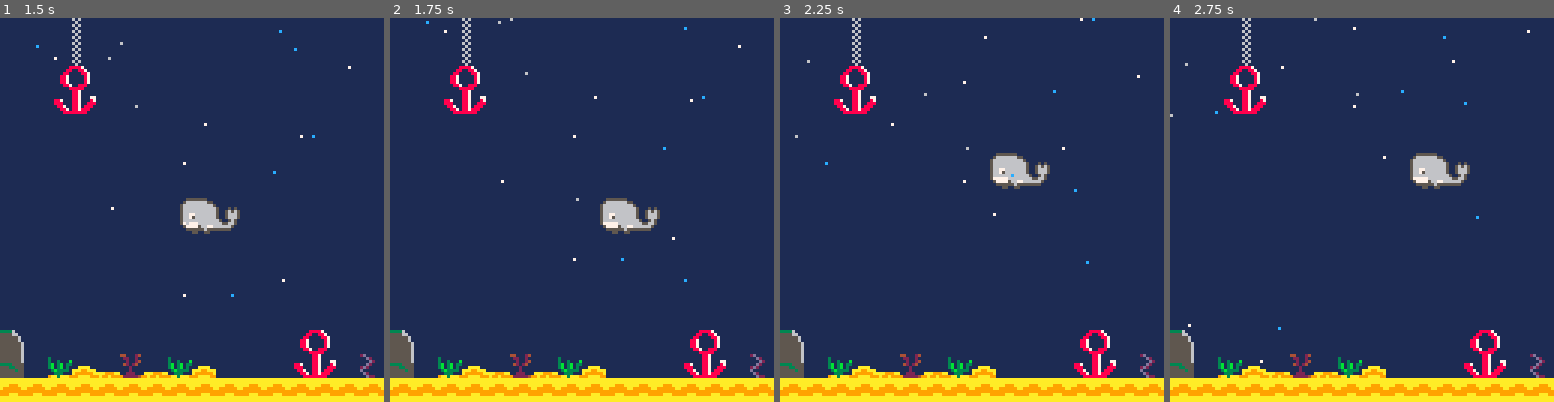
Above: before the commit, frames 1-4 (left to right).
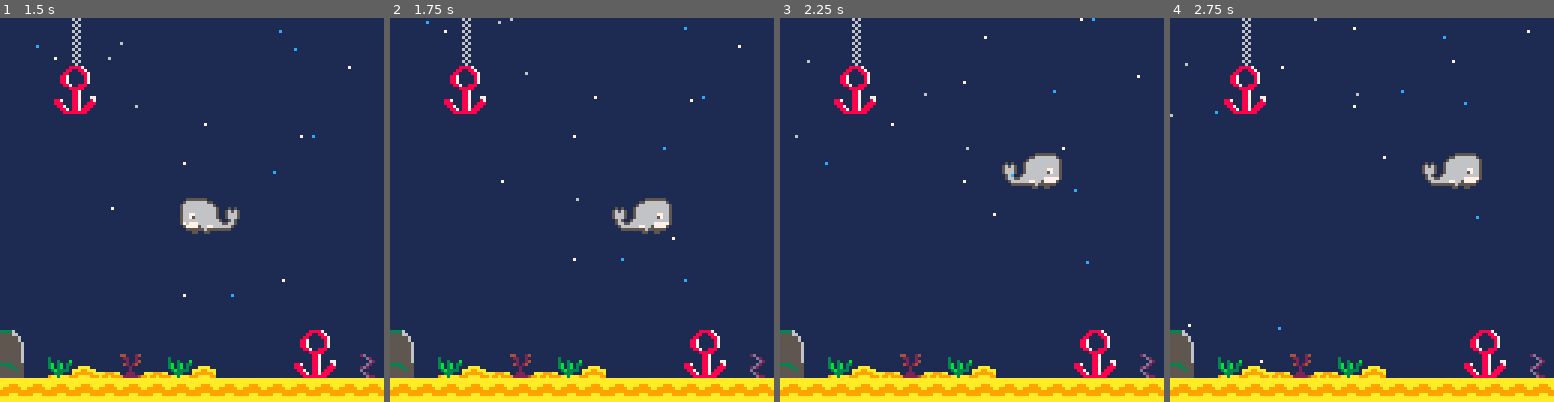
Above: after the commit, the same moments.

Repository: Adrilabelle/projet-collectif-pico-8-mobyEdit-Adri
Game: PICO-8 cartridge moby let play.p8
The game is run twice, just before and just after one commit, with the same random seed, the same clock (stepped at 60 frames per second) and the same inputs.
Inputs:
- Up to frame 1 (1.5 s): tap X (X key) at 0.33, 1.07 s
- Up to frame 2 (1.75 s): hold Right from 1.6 s (still down)
- Up to frame 3 (2.25 s): tap X (X key) at 1.85 s; release Right at 2.1 s; hold Up from 2.15 s (still down)
- Up to frame 4 (2.75 s): release Up at 2.42 s; hold Right from 2.47 s (still down)

Frame 1 is identical in both runs. In frame 2, 1.3% of the frame differs, in the area x 54-74%, y 46-57%; in frame 3, 1.3%; in frame 4, 1.3%.

Commit message:
moby 2.0+ amenagement des foction + ajout commande flip

Diff:
--- a/moby let play.p8
+++ b/moby let play.p8
@@ -9,7 +9,7 @@
 
 function _update()
 	player_movement()
-	if(btnp(❎)) shoot()
+	update_shoot()
 	update_bullets()
 	update_bulles()
 --	update_camera()
@@ -20,17 +20,12 @@
 draw_map()
 draw_player()
 
---baleine
---spr(1,p.x,p.y)
 --bullets
-	for b in all(bullets) do
-		spr(16,b.x*10,b.y*15)
-	end
+	darw_bullets ()
+
 --bulles
-	for b in all(bulles) do
-		pset(b.x,b.y,b.col)
-	end
-end
+	draw_bulles()
+	end
 
 -->8
 --map
@@ -61,22 +56,28 @@
 	p={x=6,
 			y=4,
 			sprite=1,
-	 	--flip=false
+	 	flip=false
 	 }
 end
 
 function player_movement()
 newx=p.x
 newy=p.y
-		if (btnp(➡️)) newx+=1
-		if (btnp(⬅️)) newx-=1
+		if btnp(➡️) then
+		 newx+=1
+			p.flip=true
+		end
+		if btnp(⬅️) then
+		 newx-=1
+			p.flip=false
+		end
 		if (btnp(⬆️)) newy-=1
 		if (btnp(⬇️)) newy+=1
 
 --if not check_flag(0,newx,newy) then
 		p.x=newx --p.x= mid(0,newx,127)
-		p.y=newy
-		        --p.y= mid(0,newy,63)
+		p.y=newy	 --p.y= mid(0,newy,63)
+
 		if(p.x<0) p.x=0
 		if(p.y<0) p.y=0
 		if(p.x>127) p.x=127
@@ -85,7 +86,7 @@
 end
 
 function draw_player()
-	spr(p.sprite,p.x*10,p.y*15,3,2)
+	spr(p.sprite,p.x*10,p.y*15,3,2,p.flip)
 end
 -->8
 --bullets
@@ -106,6 +107,17 @@
 	end
 end
 
+function update_shoot()
+	if btnp(❎) then
+	 shoot()
+	end
+end
+
+function darw_bullets()
+		for b in all(bullets) do
+		spr(16,b.x*10,b.y*15)
+ 	end
+end
 -->8
 -- bulles
 
@@ -142,7 +154,11 @@
 end
 
 
-
+function draw_bulles()
+	for b in all(bulles) do
+		pset(b.x,b.y,b.col)
+	end
+end
 __gfx__
 0000000000555555500000000000000081111e882d11111100000000111111110000000000000000000000004411124161611111111111188887111111111111
 000000000566666665500000000000008111e81111d2111100000000311111110000000000000000000000001221121116111111111111881188711111111111
